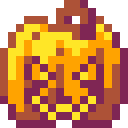
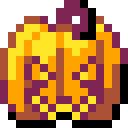
Comparing the layer stacks of the two 128×128 images. Changes:
added layer "Layer 17" above "Layer 16" over [0, 0, 128, 128]
